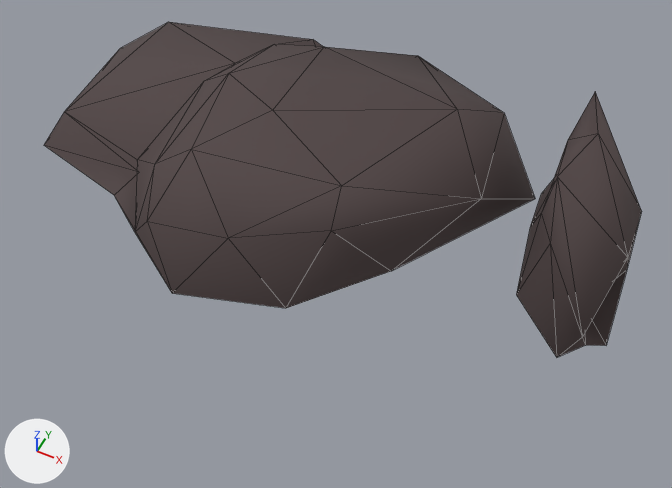
A saved change to the FBX model fbx/rocks_02.FBX.
Both versions are drawn from a 50 mm camera at (-3.15, -2.91, 2.04) aimed at (-4.27, -0.67, -0.76). Every picture has the same lights, and +X, +Y and +Z are marked at lower left. Mesh edges are drawn as thin lines. Where no turn or scale is listed for an object, it has been applied to the vertices. Vertices at the same position are counted once.

Script lines for the objects in view, before the commit:
```python
me_mesh = bpy.data.meshes.new('Mesh')
me_mesh.from_pydata(...)  # 58 vertices, 91 faces; spans x -1.32..1.32, y -0.81..0.81, z -0.33..0.33
me_mesh.materials.append(mat_rocks)  # dark grey #4f4242
ob_rocks_02 = bpy.data.objects.new('rocks_02', me_mesh)
ob_rocks_02.location = (-4.483, -0.371, -0.43)
```
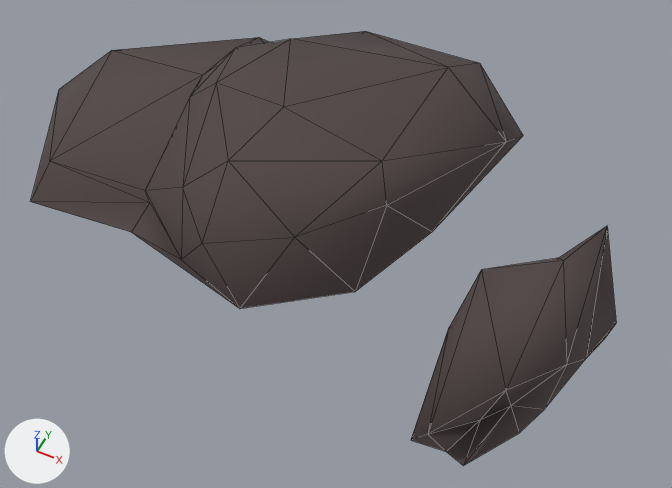
What differs and where, as boxes [x1, y1, x2, y2] in the pictures (672 x 488 px; the box of a moved part takes in the faces that stretch with it):
'rocks_02', reshaped, moved (30% taller)
    before: [44, 22, 642, 357]
    after: [31, 31, 616, 466]
part 1 of me_mesh, moved or reshaped
    before: [44, 22, 535, 308]
    after: [31, 31, 523, 309]
part 2 of me_mesh, moved or reshaped
    before: [516, 92, 642, 357]
    after: [411, 226, 616, 466]

What the commit changed:
me_mesh has 58 vertices, 91 faces and spans x -1.32..1.32, y -0.81..0.81, z -0.33..0.33.
me_mesh is used by ob_rocks_02; location (-4.483, -0.371, -0.43).
me_mesh part 1: the loose piece of 33 vertices spanning x -1.32..0.85, y -0.81..0.81, z -0.33..0.11 is turned 20 degrees about the z axis through its middle, then moved by (0.02, 0.02, 0.03).
me_mesh part 2: the loose piece of 25 vertices spanning x 0.86..1.32, y -0.45..0.42, z -0.3..0.33 is turned -45 degrees about the z axis through its middle, then moved by (0.02, -0.58, -0.01).
Object 'rocks_02' (ob_rocks_02) moves from (-4.483, -0.371, -0.43) to (-4.516, -0.384, -0.456).
